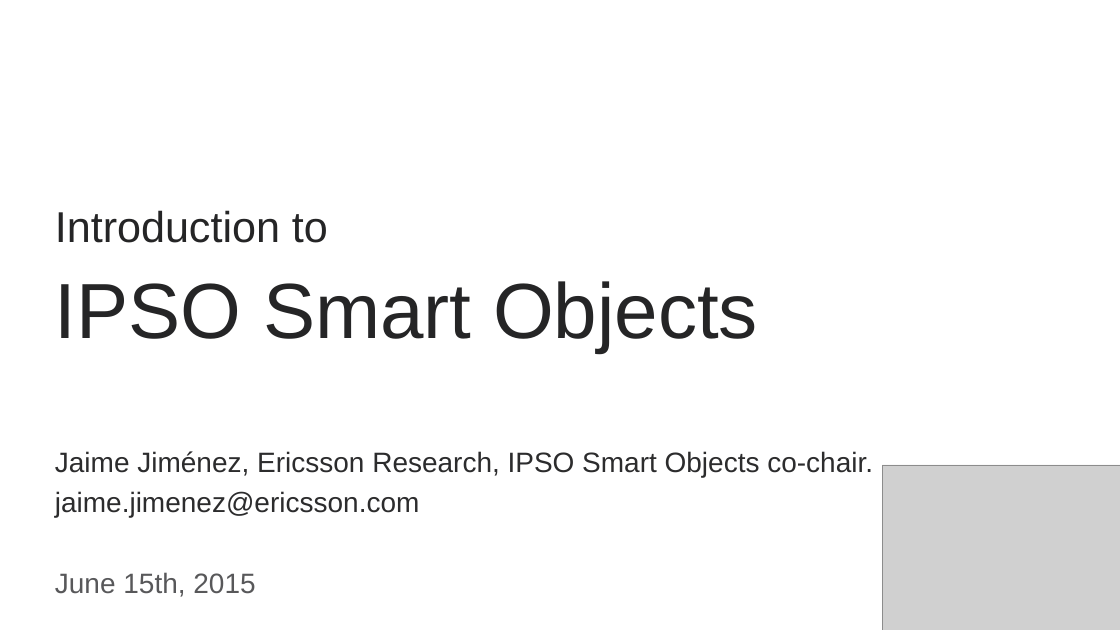
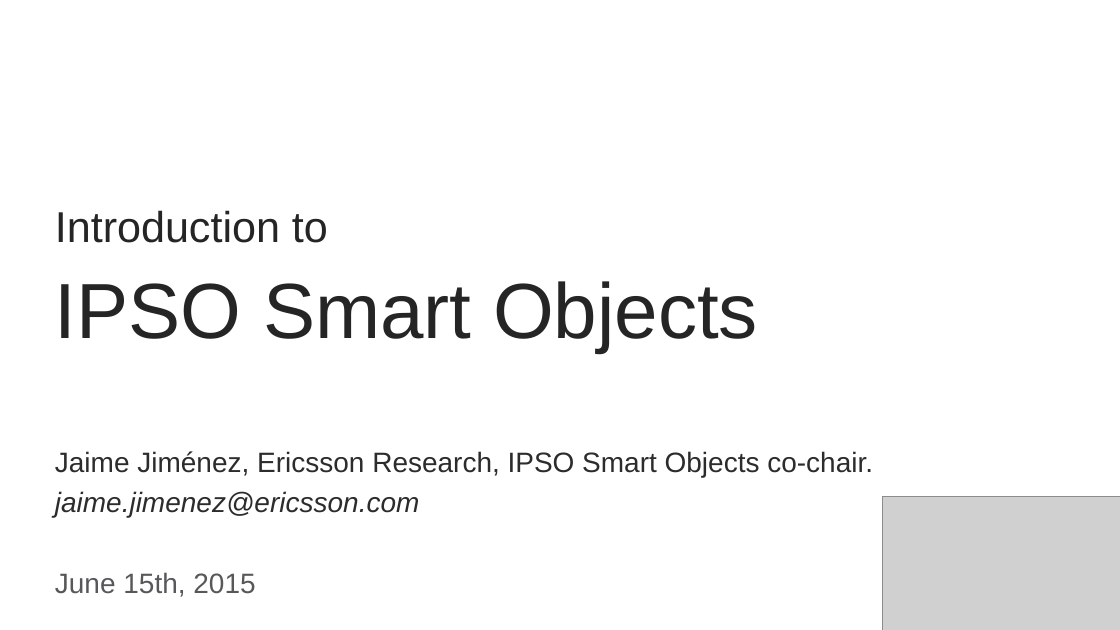
Before and after one commit to jaimejim/iot-playground, a slide deck: slide 1 of Documentation/IPSO_Intro_IOTWEEK_short.pptx. Drawn at 1120x630 pixels with LibreOffice and Linux fonts; fonts in the diff are those of the drawing; grey boxes stand for pictures; background and template pictures are left out. Boxes give left, top, right and bottom in pixels: in the first picture for what was removed or moved away, otherwise in the second. Text is boxed around its words. In the diff, an @@ line names an element or a change of style, - is before the commit and + after.

```diff
--- a/Documentation/IPSO_Intro_IOTWEEK_short.pptx
+++ b/Documentation/IPSO_Intro_IOTWEEK_short.pptx
@@ text at (x1=55, y1=491, x2=420, y2=518): italic on in "jaime.jimenez@ericsson.com" @@
@@ picture resized from (x1=882, y1=465, x2=1120, y2=630) to (x1=882, y1=497, x2=1120, y2=630) @@
```
Also in this commit, not shown: 1 other slide changed.
